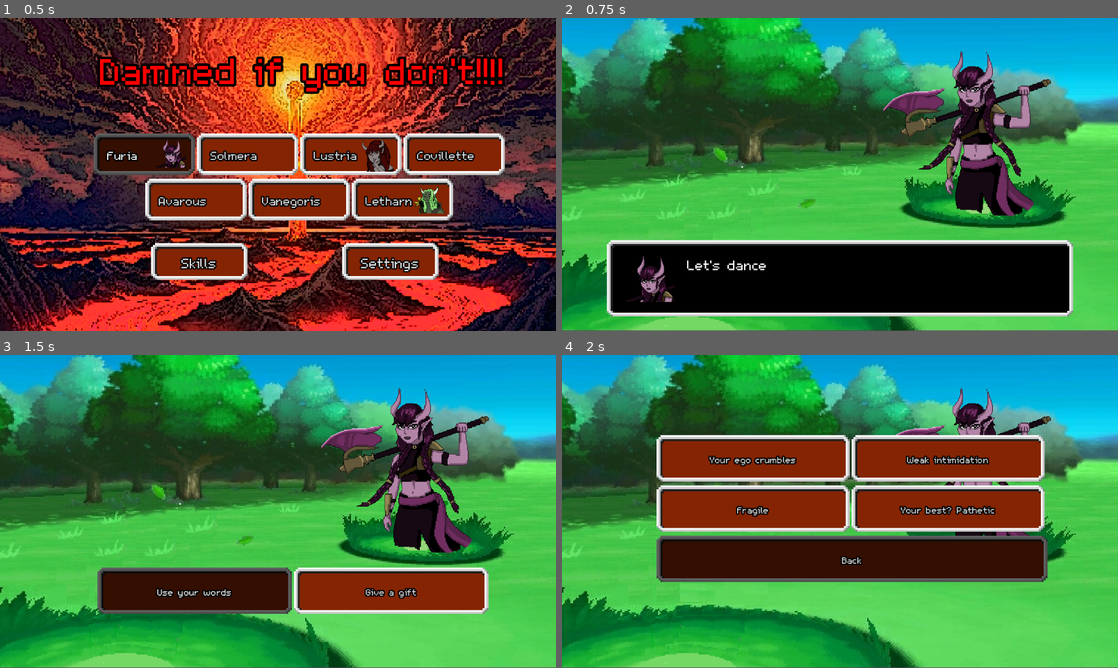
Above: before the commit, frames 1-4 (two rows, left to right).
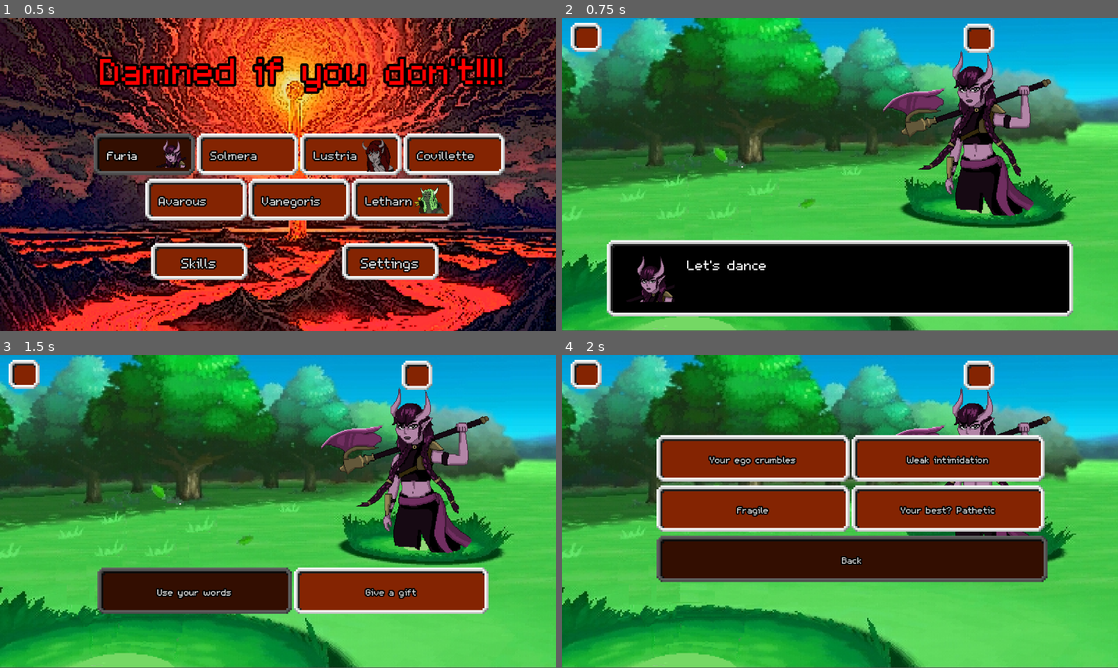
Above: after the commit, the same moments.

Repository: AyaPK/jingle-jam-2025
Game: Godot game, scene res://scenes/main_menu.tscn
Two runs of this game, one before a commit and one after it. Both use one fixed random seed, a clock stepped at 60 frames per second and the inputs below.
Inputs (mouse positions are in pixels of both pictures, inside the frame that each line leads up to):
- Up to frame 1 (0.5 s): no input
- Up to frame 2 (0.75 s): click "Furia" at 0.5 s
- Up to frame 3 (1.5 s): tap Enter (ui_accept) at 1.25 s; move the mouse to (400, 495) at 1.27 s; tap T (test) at 1.35 s
- Up to frame 4 (2 s): tap Enter (ui_accept) at 1.52 s

Frame 1 is identical in both runs. In frame 2, 1.0% of the frame differs, in the area x 1-78%, y 1-12%; in frame 3, 1.0%; in frame 4, 1.0%.

Commit message:
very bad hp display

Diff:
--- a/00_autoloads/00_battle_manager.gd
+++ b/00_autoloads/00_battle_manager.gd
@@ -36,6 +36,8 @@
 		_attack_with_dialog(player_turn)
 	await Signals.dialog_finished
 
+	Signals.battle_single_turn.emit()
+
 	# Partner interjection
 	_random_partner_attacks()
 
@@ -51,6 +53,8 @@
 	DialogPanel.push_text(demon_turn.dialog_text, current_demon)
 	PlayerManager.hp -= demon_turn.damage
 	await Signals.dialog_finished
+
+	Signals.battle_single_turn.emit()
 
 	# Battle end check?
 	if PlayerManager.hp <= 0:
@@ -173,6 +177,7 @@
 			var demon_turn = _get_demon_turn(demon)
 			_attack_with_dialog(demon_turn, demon)
 			await Signals.dialog_finished
+			Signals.battle_single_turn.emit()
 
 func _get_demon_turn(demon: Demon) -> Dialog:
 	# TODO: More complicated logic here?
--- a/00_autoloads/00_signal_bus.gd
+++ b/00_autoloads/00_signal_bus.gd
@@ -10,6 +10,7 @@
 signal menu_state_changed(old_state: Battle.MenuState, new_state: Battle.MenuState)
 signal battle_turns_started
 signal battle_turns_finished
+signal battle_single_turn
 signal battle_player_lost
 signal battle_demon_beaten
 signal battle_demon_seduced
--- a/scenes/battle.tscn
+++ b/scenes/battle.tscn
@@ -1,15 +1,17 @@
-[gd_scene load_steps=13 format=3 uid="uid://beehljnlageaq"]
+[gd_scene load_steps=15 format=3 uid="uid://pf8o20wh7nof"]
 
 [ext_resource type="Script" uid="uid://dx1heefco4bqt" path="res://scripts/battle.gd" id="1_p1qf1"]
 [ext_resource type="Texture2D" uid="uid://35mqgxpe0kjo" path="res://assets/art/battle_background.png" id="2_v7i3o"]
-[ext_resource type="Script" path="res://scripts/menu_button.gd" id="3_a12nh"]
+[ext_resource type="Script" uid="uid://qunvc01altko" path="res://scripts/menu_button.gd" id="3_a12nh"]
 [ext_resource type="Script" uid="uid://8p0qqoffhsh4" path="res://scripts/menu_group.gd" id="3_lpir7"]
 [ext_resource type="Theme" uid="uid://b7rdkq8l5i5od" path="res://themes/menu_button_theme.tres" id="3_p1qf1"]
 [ext_resource type="Texture2D" uid="uid://chervc6xtbap8" path="res://assets/art/Border_filled_oranget.png" id="6_4k1nj"]
 [ext_resource type="Texture2D" uid="uid://bq4i7pv04pr5l" path="res://assets/art/demons/wrath/full.png" id="6_6vh42"]
 [ext_resource type="PackedScene" uid="uid://gb850wcuo607" path="res://scenes/dialog_button.tscn" id="7_f4pi3"]
 [ext_resource type="FontFile" uid="uid://hr5hln5rimjr" path="res://assets/fonts/m5x7.ttf" id="8_v7i3o"]
-[ext_resource type="Script" uid="uid://crcp3ot6ll5o0" path="res://scripts/battle_over_button.gd" id="8_yahae"]
+[ext_resource type="Script" path="res://scripts/battle_over_button.gd" id="8_yahae"]
+[ext_resource type="Script" uid="uid://2flwwihg4561" path="res://scripts/opponent_hp_display.gd" id="11_03edq"]
+[ext_resource type="Script" uid="uid://clrio0i25564" path="res://scripts/player_hp_display.gd" id="12_03edq"]
 
 [sub_resource type="StyleBoxTexture" id="StyleBoxTexture_f4pi3"]
 texture = ExtResource("6_4k1nj")
@@ -158,6 +160,28 @@
 scale = Vector2(1.5, 1.5)
 texture = ExtResource("6_6vh42")
 
+[node name="OpponentHP" type="TextureProgressBar" parent="CanvasLayer"]
+offset_left = 832.0
+offset_top = 12.0
+offset_right = 896.0
+offset_bottom = 76.0
+max_value = 1.0
+step = 0.05
+value = 1.0
+texture_progress = ExtResource("6_4k1nj")
+script = ExtResource("11_03edq")
+
+[node name="PlayerHP" type="TextureProgressBar" parent="CanvasLayer"]
+offset_left = 18.0
+offset_top = 10.0
+offset_right = 82.0
+offset_bottom = 74.0
+max_value = 1.0
+step = 0.05
+value = 1.0
+texture_progress = ExtResource("6_4k1nj")
+script = ExtResource("12_03edq")
+
 [connection signal="mouse_entered" from="CanvasLayer/ItemsMenu/PanelContainer/BattleItemContainer/Back" to="CanvasLayer/ItemsMenu/PanelContainer/BattleItemContainer/Back" method="_on_mouse_entered"]
 [connection signal="pressed" from="CanvasLayer/ItemsMenu/PanelContainer/BattleItemContainer/Back" to="CanvasLayer/ItemsMenu/PanelContainer/BattleItemContainer/Back" method="_on_pressed"]
 [connection signal="mouse_entered" from="CanvasLayer/FightMenu/BattleButtonContainer/Back" to="CanvasLayer/FightMenu/BattleButtonContainer/Back" method="_on_mouse_entered"]
--- /dev/null
+++ b/scripts/opponent_hp_display.gd
@@ -0,0 +1,7 @@
+extends TextureProgressBar
+
+func _ready():
+	Signals.battle_single_turn.connect(_on_battle_turn_end)
+
+func _on_battle_turn_end():
+	value = float(BattleManager.demon_hp) / BattleManager.current_demon.hp
--- /dev/null
+++ b/scripts/player_hp_display.gd
@@ -0,0 +1,7 @@
+extends TextureProgressBar
+
+func _ready():
+	Signals.battle_single_turn.connect(_on_battle_turn_end)
+
+func _on_battle_turn_end():
+	value = float(PlayerManager.hp) / PlayerManager.MAX_HP
Not shown, added: scripts/opponent_hp_display.gd.uid
Not shown, added: scripts/player_hp_display.gd.uid
